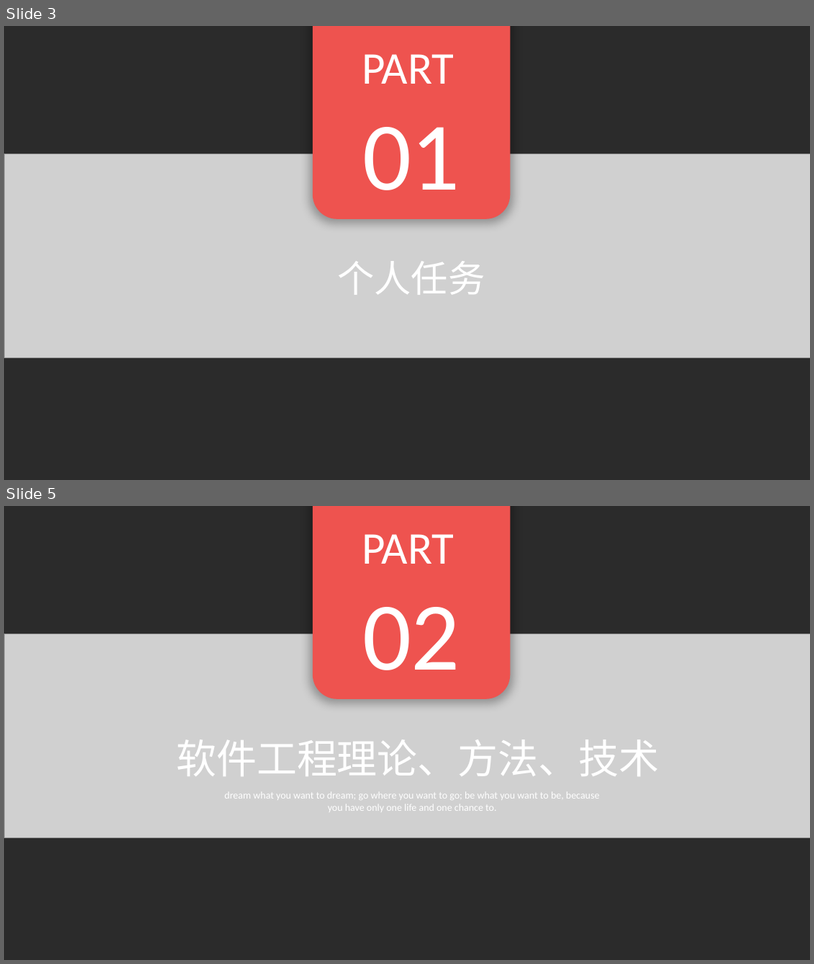
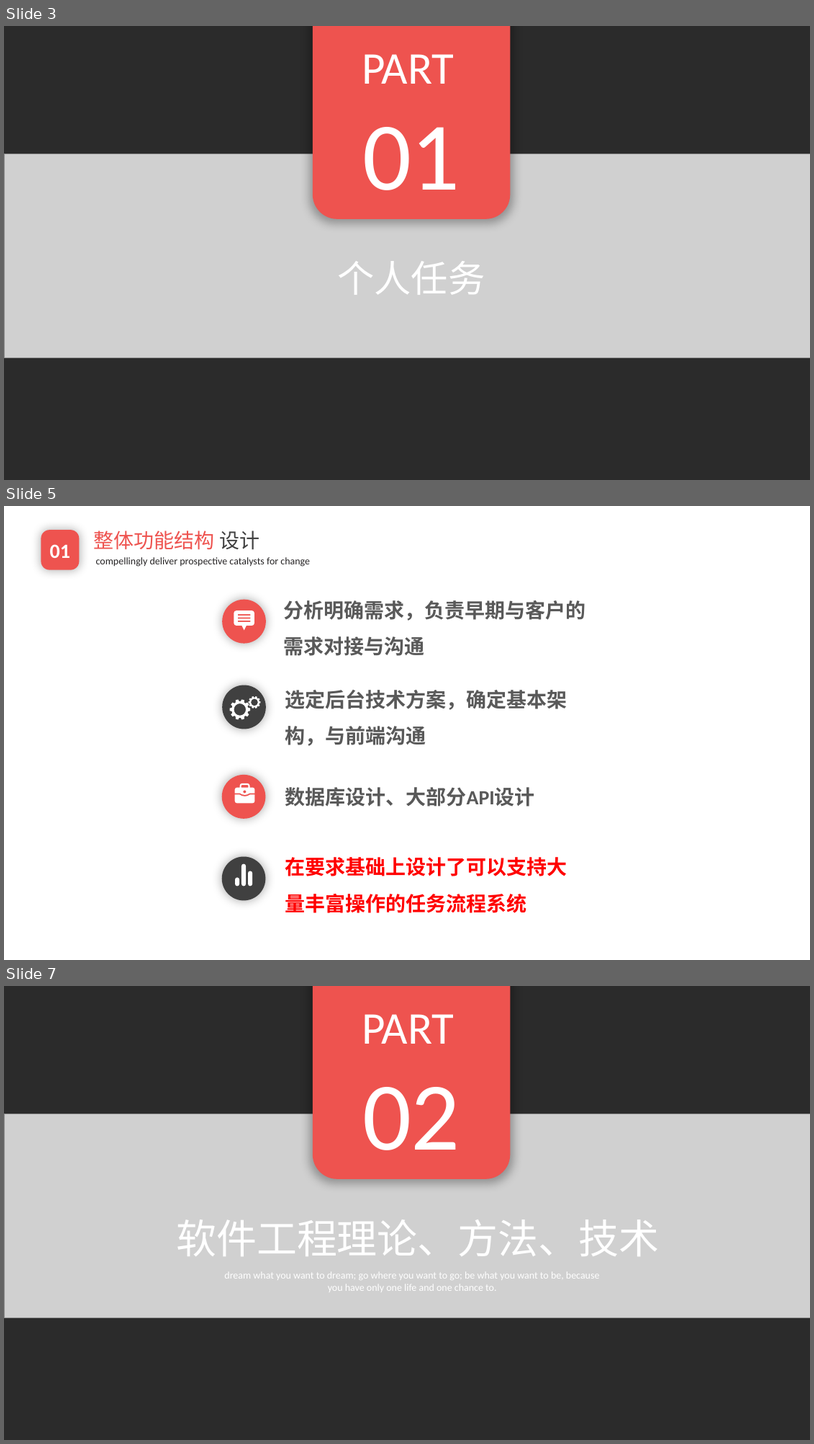
Before and after one commit to EnInternalChat/se2017, a slide deck: doc/个人汇报-陈潢.pptx. Shown one above the other, each under a label of ours: slides 3 and 5 before the commit, slides 3, 5 and 7 after it; the slides between them are not shown. The pictures are 814x964 and 814x1444 pixels, drawn with LibreOffice and Linux fonts; fonts in the diff are those of the drawing; grey boxes stand for pictures; background and template pictures are left out; a plain dark background stands for a picture behind light text. Boxes give left, top, right and bottom in pixels: in the first picture for what was removed or moved away, otherwise in the second. Text is boxed around its words. In the diff, an @@ line names an element or a change of style, - is before the commit and + after.

```diff
--- a/doc/个人汇报-陈潢.pptx
+++ b/doc/个人汇报-陈潢.pptx
@@ slide 5 added at (4,506,810,960), background picture (left out) @@
@@ rounded rectangle added at (41,530,79,569), fill #EE534F, 24 pt, text #FFFFFF, bold @@
+01
@@ text added at (94,530,260,550), 24 pt, text #EE534F @@
+整体功能结构 设计
@@ text added at (96,557,310,566), 12 pt, text #262425 @@
+compellingly deliver prospective catalysts for change
@@ ellipse added at (222,599,266,644), fill #EE534F @@
@@ freeform shape added at (234,610,255,626), fill #FFFFFF @@
@@ text added at (283,600,586,656), 24 pt, text #595959, bold @@
+分析明确需求，负责早期与客户的需求对接与沟通
@@ freeform shape added at (242,625,247,630), fill #FFFFFF @@
@@ ellipse added at (222,685,266,729), fill #404040 @@
@@ freeform shape added at (229,700,250,720), fill #FFFFFF @@
@@ freeform shape added at (248,696,260,708), fill #FFFFFF @@
@@ text added at (286,690,568,746), 24 pt, text #595959, bold @@
+选定后台技术方案，确定基本架构，与前端沟通
@@ ellipse added at (221,775,265,818), fill #EE534F @@
@@ freeform shape added at (235,783,255,795), fill #FFFFFF @@
@@ freeform shape added at (235,795,255,803), fill #FFFFFF @@
@@ text added at (286,787,535,806), 24 pt, text #595959, bold @@
+数据库设计、大部分API设计
@@ ellipse added at (221,856,265,901), fill #404040 @@
@@ freeform shape added at (242,864,246,886), fill #FFFFFF @@
@@ freeform shape added at (248,871,252,886), fill #FFFFFF @@
@@ text added at (286,857,568,913), 24 pt, text #FF0000, bold @@
+在要求基础上设计了可以支持大量丰富操作的任务流程系统
@@ freeform shape added at (235,878,239,886), fill #FFFFFF @@
@@ what was slide 5 is now slide 7 @@
```
Also in this commit, not shown: 2 slides changed, 1 other slide added, 2 other files.
